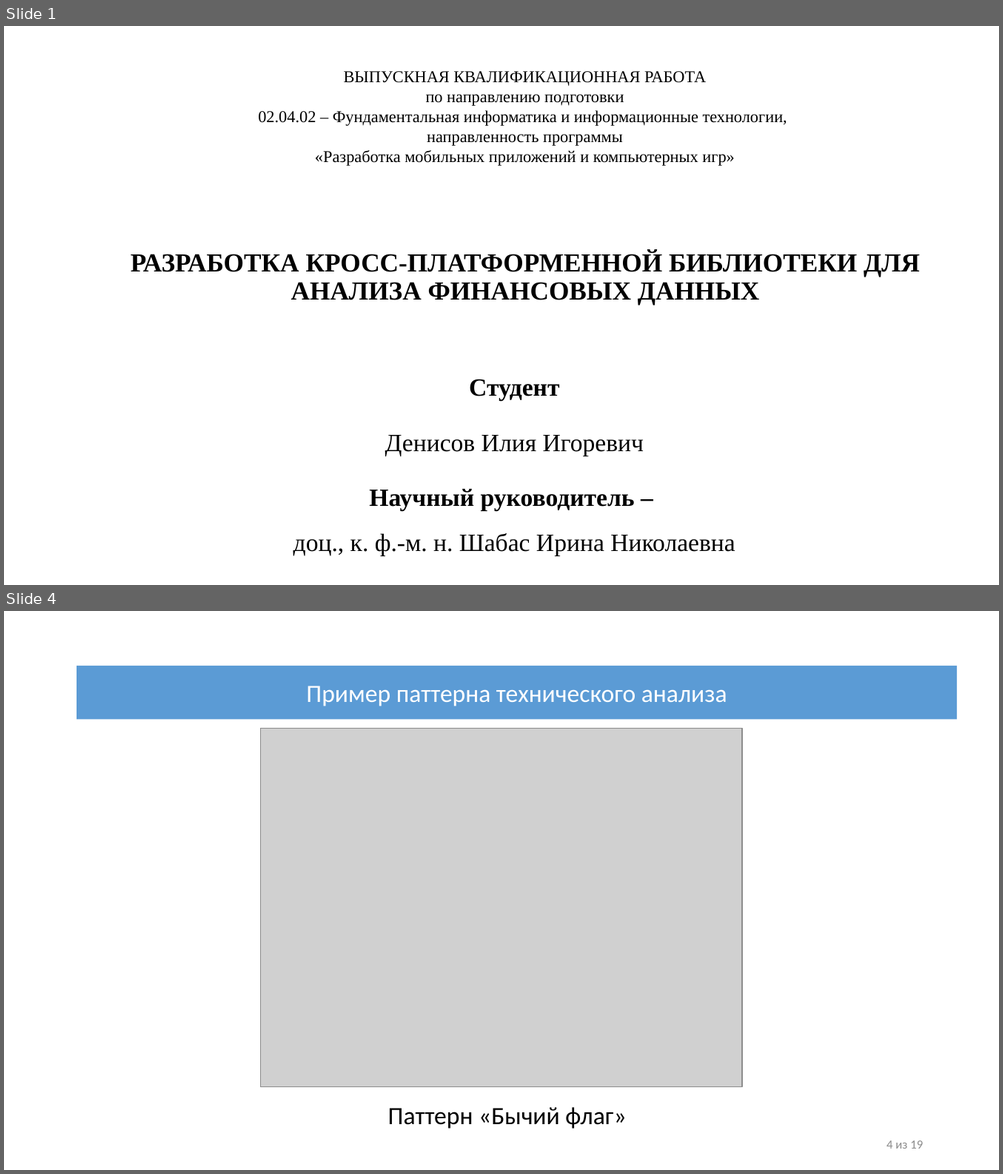
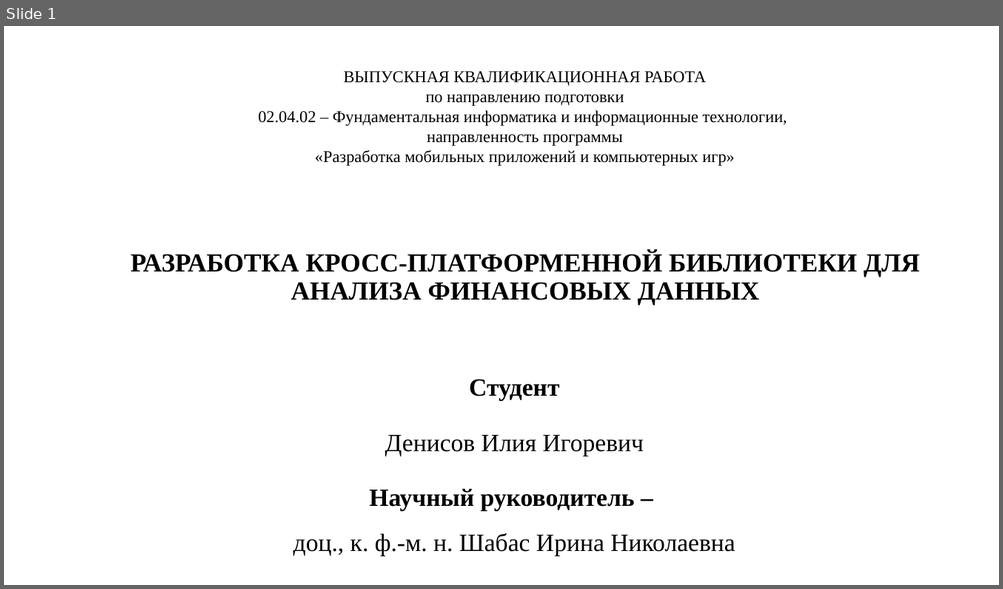
Before and after one commit to IliiaDenisov/masters-thesis, a slide deck: src/Презентация диплома.pptx. Shown one above the other, each under a label of ours: slides 1 and 4 before the commit, slide 1 after it; the slides between them are not shown. The pictures are 1003x1174 and 1003x589 pixels, drawn with LibreOffice and Linux fonts; fonts in the diff are those of the drawing; grey boxes stand for pictures. Boxes give left, top, right and bottom in pixels: in the first picture for what was removed or moved away, otherwise in the second. Text is boxed around its words. In the diff, an @@ line names an element or a change of style, - is before the commit and + after.

```diff
--- a/src/Презентация диплома.pptx
+++ b/src/Презентация диплома.pptx
@@ slide 4 removed at bbox=[4, 611, 999, 1170], background #FFFFFF @@
@@ rectangle removed at bbox=[77, 666, 956, 719] @@
-Пример паттерна технического анализа
@@ picture removed at bbox=[261, 729, 742, 1088] @@
@@ text removed at bbox=[388, 1108, 626, 1129] @@
-Паттерн «Бычий флаг»
@@ text removed at bbox=[886, 1141, 922, 1149] @@
-4 из 19
```
Also in this commit, not shown: 13 slides changed, 4 other slides removed.
